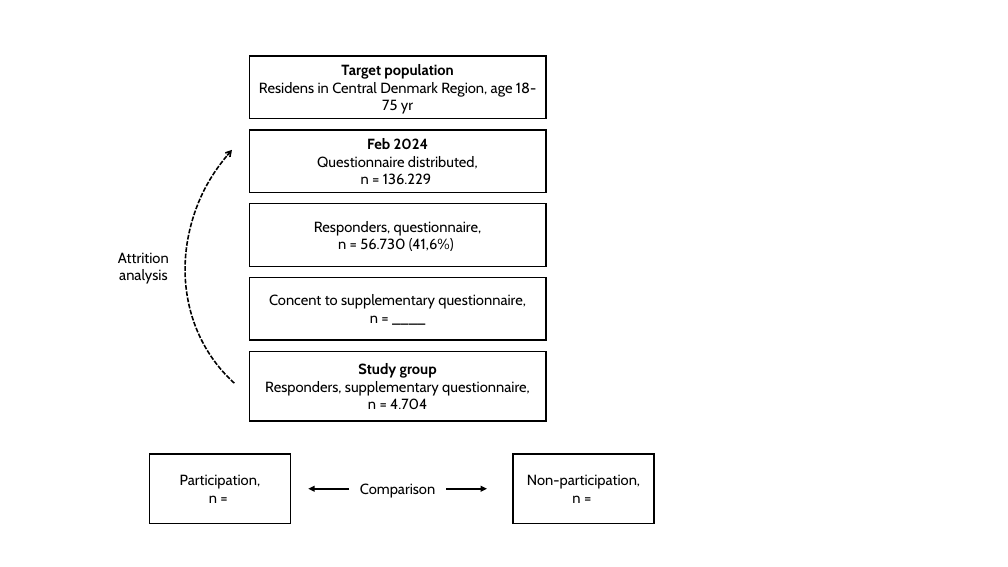
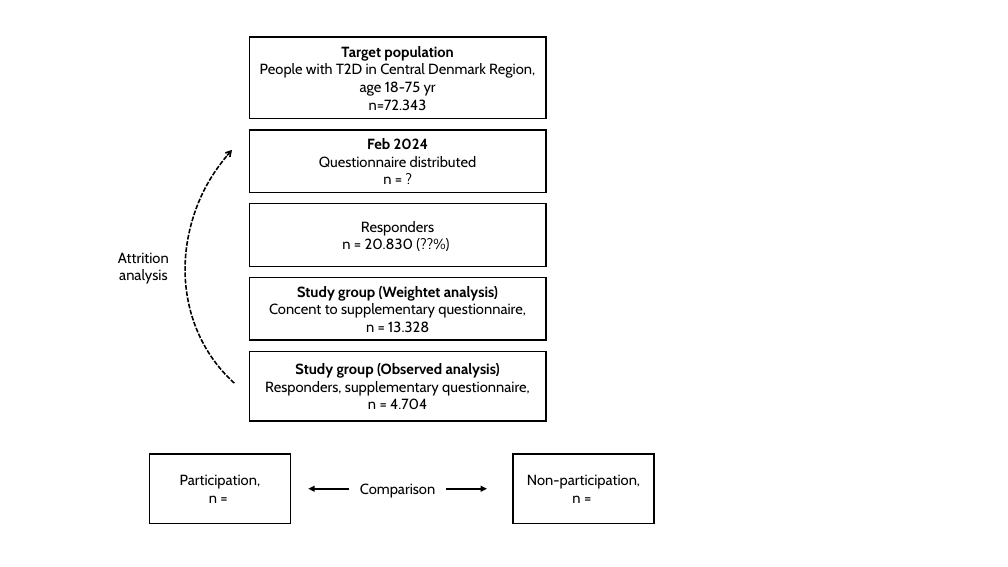
Before and after one commit to Jonasmunkjensen/paper3, a slide deck: slide 1 of doc/flowchart.pptx. Drawn at 1008x567 pixels with LibreOffice and Linux fonts; fonts in the diff are those of the drawing. Boxes give left, top, right and bottom in pixels: in the first picture for what was removed or moved away, otherwise in the second. Text is boxed around its words. In the diff, an @@ line names an element or a change of style, - is before the commit and + after.

```diff
--- a/doc/flowchart.pptx
+++ b/doc/flowchart.pptx
@@ rectangle "Target population": place and size @@
-rectangle "Target population" at <box>250,56,546,119</box>
+rectangle "Target population" at <box>250,37,546,119</box>
@@ text in rectangle at <box>260,63,535,111</box>: text changed @@
-Residens in Central Denmark Region, age 18-75 yr
+People with T2D in Central Denmark Region, age 18-75 yr
+n=72.343
@@ text in rectangle at <box>319,156,477,184</box>: text changed @@
-Questionnaire distributed,
-n = 136.229
+Questionnaire distributed
+n = ?
@@ text in rectangle at <box>342,221,434,249</box>: text changed @@
-Responders, questionnaire,
-n = 56.730 (41,6%)
+Responders
+n = 20.830 (??%)
@@ text in rectangle at <box>297,286,498,301</box>: paragraph added @@
+Study group (Weightet analysis)
@@ text in rectangle at <box>366,321,429,333</box>: text changed @@
-n = ____
+n = 13.328
@@ text in rectangle at <box>295,363,500,378</box>: text changed @@
-Study group
+Study group (Observed analysis)
```
Also in this commit, not shown: 3 other files.
